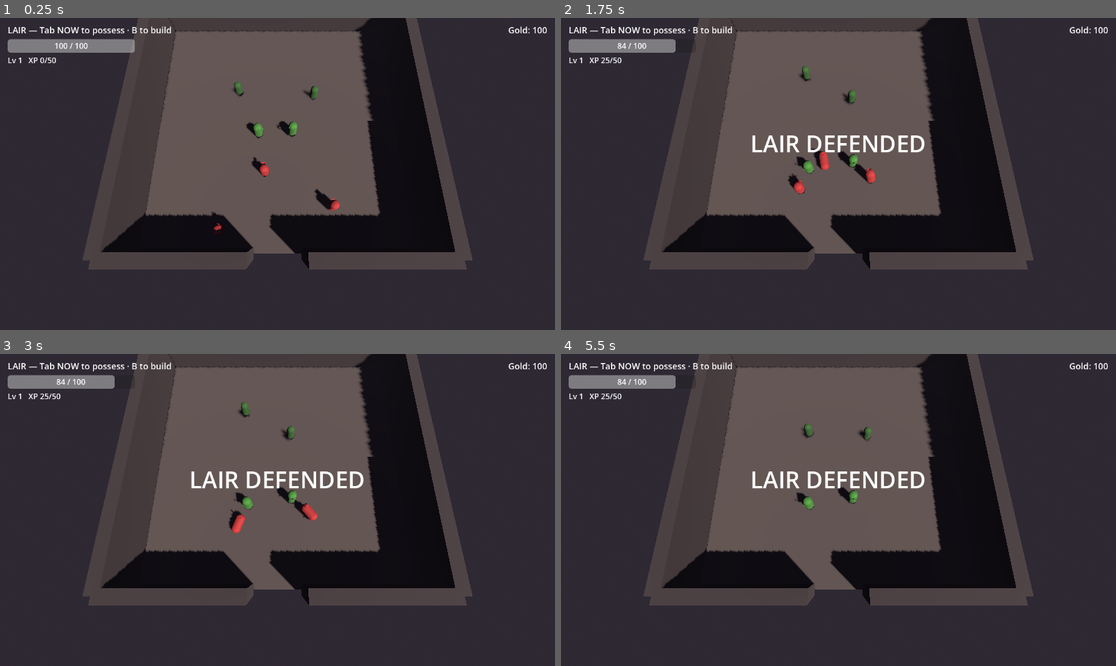
Above: before the commit, frames 1-4 (two rows, left to right).
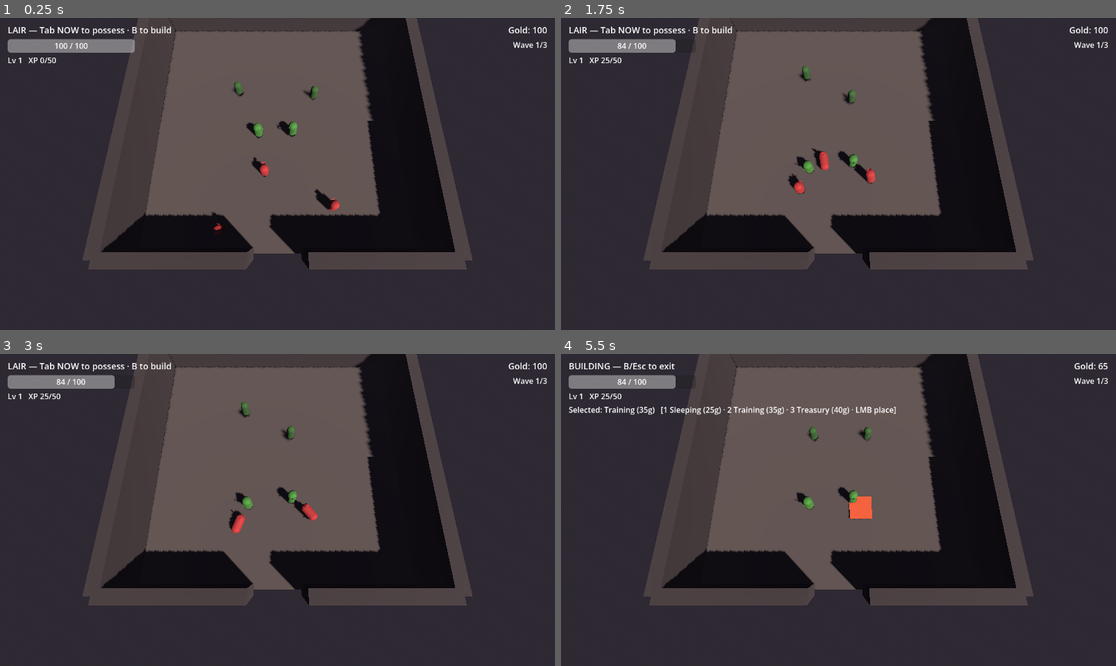
Above: after the commit, the same moments.

Repository: TAgents/orcs-lair
Game: Godot game, scene res://scenes/lair.tscn
The game is run twice, just before and just after one commit, with the same random seed, the same clock (stepped at 60 frames per second) and the same inputs.
Inputs (mouse positions are in pixels of both pictures, inside the frame that each line leads up to):
- Up to frame 1 (0.25 s): no input
- Up to frame 2 (1.75 s): tap Enter at 0.5 s; move the mouse to (960, 158) at 0.52 s; hold D (move_right) 0.53-1.28 s; tap J (attack) at 0.6 s; click (960, 158) at 0.67 s; move the mouse to (727, 189) at 1.27 s; hold S (move_back) from 1.28 s (still down); click (727, 189) at 1.35 s
- Up to frame 3 (3 s): move the mouse to (333, 441) at 2.02 s; release S (move_back) at 2.03 s; hold D (move_right) 2.03-2.78 s; hold 1 (build_select_1) 2.03-2.78 s; move the mouse to (249, 572) at 2.77 s; hold W (move_forward) from 2.78 s (still down); tap 2 (build_select_2) at 2.85 s; click (249, 572) at 2.92 s
- Up to frame 4 (5.5 s): click (810, 572) at 3.5 s; move the mouse to (1005, 556) at 3.52 s; release W (move_forward) at 3.53 s; hold 3 (build_select_3) 3.53-4.28 s; hold A (move_left) 3.53-5.03 s; move the mouse to (672, 463) at 4.27 s; tap B (build_toggle) at 4.35 s; move the mouse to (866, 510) at 5.02 s; hold S (move_back) from 5.03 s (still down); tap Space (dodge) at 5.1 s; click (866, 510) at 5.17 s

The runs differ from the first frame. In frame 1, less than 0.1% of the frame differs, in the area x 92-99%, y 7-10%; in frame 2, 0.9%; in frame 3, 0.9%; in frame 4, 2.3%, in the area x 1-99%, y 2-54%.

Commit message:
feat(waves): multi-wave raid progression
3-wave raid by default. Wave 0 = the static raiders already in lair.tscn
(your "first wave" feel unchanged). Wave 1 = 4 tougher raiders after a
6s grace. Wave 2 = 5 even tougher. After wave 2 dies, victory banner.

Strategic implication: the build economy now has genuine pressure. You
have ~6 seconds between waves to repair, possess + cycle champions, place
a Treasury for income, or hire training. Without waves, building was
optional — you could just possess and brute-force the slice.

Implementation
- scripts/wave_director.gd
    State machine: INACTIVE → IN_WAVE → WAITING_TO_SPAWN → IN_WAVE → COMPLETED
    @export extra_waves: Array of [{position, max_hp, damage, move_speed}, ...]
    Watches Lair/Raiders for "all dead", starts grace timer, spawns next.
    Signals: wave_started, wave_cleared, all_waves_cleared.
- scenes/wave_director.tscn
- scenes/lair.tscn — instantiates WaveDirector
- scripts/lair.gd
    Interactive mode: WaveDirector.start(); victory now fires on
    all_waves_cleared (was: any-raider-died with all-dead check).
    Connects each new wave's raider.died signals as they spawn.
    Scenario mode: queue_frees the WaveDirector so scenarios stay
    deterministic (their raiders are pre-baked in JSON).
    --no-raiders also frees the WaveDirector for free-roam dogfooding.
- scenes/ui/hud.tscn + scripts/ui/hud.gd
    WaveLabel "Wave N/M" top-right under Gold; only visible while waves
    are active.

All 16 existing scenarios still pass — wave director is auto-disabled in
scenario mode, so deterministic tests stay deterministic.

Co-Authored-By: Claude Opus 4.7 (1M context) <noreply@anthropic.com>

Diff:
--- a/scenes/lair.tscn
+++ b/scenes/lair.tscn
@@ -7,6 +7,7 @@
 [ext_resource type="PackedScene" path="res://scenes/raiders/raider.tscn" id="5_raider"]
 [ext_resource type="PackedScene" path="res://scenes/ui/hud.tscn" id="6_hud"]
 [ext_resource type="PackedScene" path="res://scenes/build/build_controller.tscn" id="7_build"]
+[ext_resource type="PackedScene" path="res://scenes/wave_director.tscn" id="8_waves"]
 
 [sub_resource type="ProceduralSkyMaterial" id="sky_mat"]
 sky_top_color = Color(0.12, 0.10, 0.18, 1)
@@ -164,4 +165,6 @@
 
 [node name="BuildController" parent="." instance=ExtResource("7_build")]
 
+[node name="WaveDirector" parent="." instance=ExtResource("8_waves")]
+
 [node name="HUD" parent="." instance=ExtResource("6_hud")]
--- a/scenes/ui/hud.tscn
+++ b/scenes/ui/hud.tscn
@@ -67,6 +67,18 @@
 horizontal_alignment = 2
 theme_override_font_sizes/font_size = 18
 
+[node name="WaveLabel" type="Label" parent="Root"]
+visible = false
+anchor_left = 1.0
+anchor_right = 1.0
+offset_left = -200.0
+offset_top = 44.0
+offset_right = -16.0
+offset_bottom = 68.0
+text = "Wave 1/3"
+horizontal_alignment = 2
+theme_override_font_sizes/font_size = 16
+
 [node name="BuildLabel" type="Label" parent="Root"]
 visible = false
 offset_left = 16.0
--- /dev/null
+++ b/scenes/wave_director.tscn
@@ -0,0 +1,6 @@
+[gd_scene load_steps=2 format=3]
+
+[ext_resource type="Script" path="res://scripts/wave_director.gd" id="1_wd"]
+
+[node name="WaveDirector" type="Node"]
+script = ExtResource("1_wd")
--- a/scripts/lair.gd
+++ b/scripts/lair.gd
@@ -17,20 +17,36 @@
 		for c in _champions:
 			c.died.connect(_on_champion_died)
 		_scenario_mode = true
+		# Disable wave director so it doesn't spawn extra raiders in scenarios.
+		var wd_node := get_node_or_null("WaveDirector")
+		if wd_node:
+			wd_node.queue_free()
 		return
 
 	# Debug arg for interactive runs: skip raider spawn so the player can
 	# explore lair / build mode without combat. Use as:
 	#   godot --path orcs-lair ++ --no-raiders
-	if "--no-raiders" in OS.get_cmdline_user_args():
+	var no_raiders: bool = "--no-raiders" in OS.get_cmdline_user_args()
+	if no_raiders:
 		for r in raiders_root.get_children():
 			r.queue_free()
+		var wd_node := get_node_or_null("WaveDirector")
+		if wd_node:
+			wd_node.queue_free()
 
 	for c in _champions:
 		c.died.connect(_on_champion_died)
 	for r in raiders_root.get_children():
 		if r is Raider:
 			r.died.connect(_on_raider_died)
+
+	# Start wave progression: subsequent waves spawn after current is wiped.
+	if not no_raiders:
+		var wd: Node = get_node_or_null("WaveDirector")
+		if wd != null:
+			wd.wave_started.connect(_on_wave_started)
+			wd.all_waves_cleared.connect(_on_all_waves_cleared)
+			wd.start()
 
 func _collect_champions() -> void:
 	_champions.clear()
@@ -100,11 +116,20 @@
 	Game.end_game(false)
 
 func _on_raider_died(_o: Orc) -> void:
+	# Connect freshly-spawned wave raiders so we can also notice their deaths.
+	# (Could also be done via group; this is direct.)
+	pass
+
+func _on_wave_started(wave_idx: int, total: int) -> void:
+	# Connect this wave's raiders to ourselves for any per-death hooks.
+	for r in raiders_root.get_children():
+		if r is Raider and not r.died.is_connected(_on_raider_died):
+			r.died.connect(_on_raider_died)
+	print("[lair] wave %d/%d started" % [wave_idx + 1, total])
+
+func _on_all_waves_cleared() -> void:
 	if _ended:
 		return
-	for r in raiders_root.get_children():
-		if r is Raider and r.is_alive():
-			return
 	_ended = true
 	Game.end_game(true)
 
--- a/scripts/ui/hud.gd
+++ b/scripts/ui/hud.gd
@@ -8,6 +8,7 @@
 @onready var gold_label: Label = $Root/GoldLabel
 @onready var level_label: Label = $Root/LevelLabel
 @onready var skills_label: Label = $Root/SkillsLabel
+@onready var wave_label: Label = $Root/WaveLabel
 
 var _champion: Champion = null
 var _build_controller: BuildController = null
@@ -22,6 +23,7 @@
 	_refresh_gold()
 	_find_champion()
 	_find_build_controller()
+	_find_wave_director()
 
 func _process(_delta: float) -> void:
 	# HP / level / XP always reflect the *named* champion (first one — Champion2
@@ -57,6 +59,19 @@
 	var champs := get_tree().get_nodes_in_group("champions")
 	if champs.size() > 0 and champs[0] is Champion:
 		_champion = champs[0]
+
+func _find_wave_director() -> void:
+	var lair: Node = get_parent()
+	if lair == null:
+		return
+	var wd: Node = lair.get_node_or_null("WaveDirector")
+	if wd == null:
+		return
+	wd.wave_started.connect(_on_wave_started)
+
+func _on_wave_started(wave_idx: int, total: int) -> void:
+	wave_label.visible = true
+	wave_label.text = "Wave %d/%d" % [wave_idx + 1, total]
 
 func _find_build_controller() -> void:
 	var bc: Node = get_tree().get_first_node_in_group("build_controllers")
--- /dev/null
+++ b/scripts/wave_director.gd
@@ -0,0 +1,101 @@
+extends Node
+class_name WaveDirector
+
+# Drives multi-wave raid progression. Wave 0 = whatever raiders the lair
+# already has at start (defined in lair.tscn). Waves 1..N spawn after a
+# grace period once the previous wave is wiped.
+#
+# Activated by lair.gd in interactive mode only — scenarios bypass this
+# (their raiders are pre-baked in scenario JSON).
+
+const RAIDER_SCENE: PackedScene = preload("res://scenes/raiders/raider.tscn")
+
+@export var grace_period_s: float = 6.0
+# Each wave defined as a list of spawn entries:
+#   [{"position": [x, y, z], "max_hp": float, "damage": float, "move_speed": float}, ...]
+# Wave 0 is implicit (the raiders already in lair.tscn).
+@export var extra_waves: Array = [
+	# Wave 1 — 4 raiders, slightly tougher
+	[
+		{"position": [-3, 0, 8], "max_hp": 30, "damage": 9, "move_speed": 4.0},
+		{"position": [-1, 0, 8], "max_hp": 30, "damage": 9, "move_speed": 4.0},
+		{"position": [ 1, 0, 8], "max_hp": 30, "damage": 9, "move_speed": 4.0},
+		{"position": [ 3, 0, 8], "max_hp": 30, "damage": 9, "move_speed": 4.0},
+	],
+	# Wave 2 — 5 raiders, faster and tankier
+	[
+		{"position": [-4, 0, 9], "max_hp": 40, "damage": 11, "move_speed": 4.5},
+		{"position": [-2, 0, 9], "max_hp": 40, "damage": 11, "move_speed": 4.5},
+		{"position": [ 0, 0, 9], "max_hp": 40, "damage": 11, "move_speed": 4.5},
+		{"position": [ 2, 0, 9], "max_hp": 40, "damage": 11, "move_speed": 4.5},
+		{"position": [ 4, 0, 9], "max_hp": 40, "damage": 11, "move_speed": 4.5},
+	],
+]
+
+enum State { INACTIVE, IN_WAVE, WAITING_TO_SPAWN, COMPLETED }
+
+signal wave_started(wave_index: int, total_waves: int)
+signal wave_cleared(wave_index: int)
+signal all_waves_cleared
+
+var _state: int = State.INACTIVE
+var _current_wave: int = 0
+var _grace_remaining: float = 0.0
+var _raiders_root: Node3D = null
+
+func start() -> void:
+	if _state != State.INACTIVE:
+		return
+	_state = State.IN_WAVE
+	_raiders_root = get_node_or_null("/root/Lair/Raiders")
+	# Wave 0 is whatever's already there; emit event for HUD setup.
+	wave_started.emit(0, total_waves())
+
+func total_waves() -> int:
+	# +1 for wave 0 (implicit static raiders).
+	return extra_waves.size() + 1
+
+func current_wave() -> int:
+	return _current_wave
+
+func _process(delta: float) -> void:
+	if _state == State.IN_WAVE:
+		if _all_raiders_dead():
+			wave_cleared.emit(_current_wave)
+			if _current_wave >= extra_waves.size():
+				_state = State.COMPLETED
+				all_waves_cleared.emit()
+				return
+			_state = State.WAITING_TO_SPAWN
+			_grace_remaining = grace_period_s
+	elif _state == State.WAITING_TO_SPAWN:
+		_grace_remaining -= delta
+		if _grace_remaining <= 0.0:
+			_spawn_next_wave()
+
+func _all_raiders_dead() -> bool:
+	if _raiders_root == null:
+		return true
+	for r in _raiders_root.get_children():
+		if r is Raider and r.is_alive():
+			return false
+	return true
+
+func _spawn_next_wave() -> void:
+	_current_wave += 1
+	var wave_data: Array = extra_waves[_current_wave - 1]
+	for r_data in wave_data:
+		var r: Node = RAIDER_SCENE.instantiate()
+		r.name = "WaveRaider_%d_%d" % [_current_wave, _raiders_root.get_child_count()]
+		_raiders_root.add_child(r)
+		var pos: Array = r_data.get("position", [0, 0, 9])
+		r.global_position = Vector3(float(pos[0]), float(pos[1]), float(pos[2]))
+		if r_data.has("max_hp"):
+			r.max_hp = float(r_data["max_hp"])
+			r.hp = r.max_hp
+		if r_data.has("damage"):
+			r.damage = float(r_data["damage"])
+		if r_data.has("move_speed"):
+			r.move_speed = float(r_data["move_speed"])
+	_state = State.IN_WAVE
+	wave_started.emit(_current_wave, total_waves())
Not shown: 1 places in scenes/lair.tscn that only renumber resources
Not shown, added: scripts/wave_director.gd.uid
